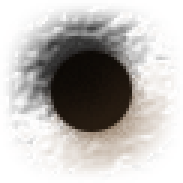
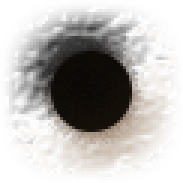
Layers edited between the first and the second 183×183 image:
hid "hole copy" over [36, 36, 147, 147]
showed "hole" over [51, 51, 132, 132]
